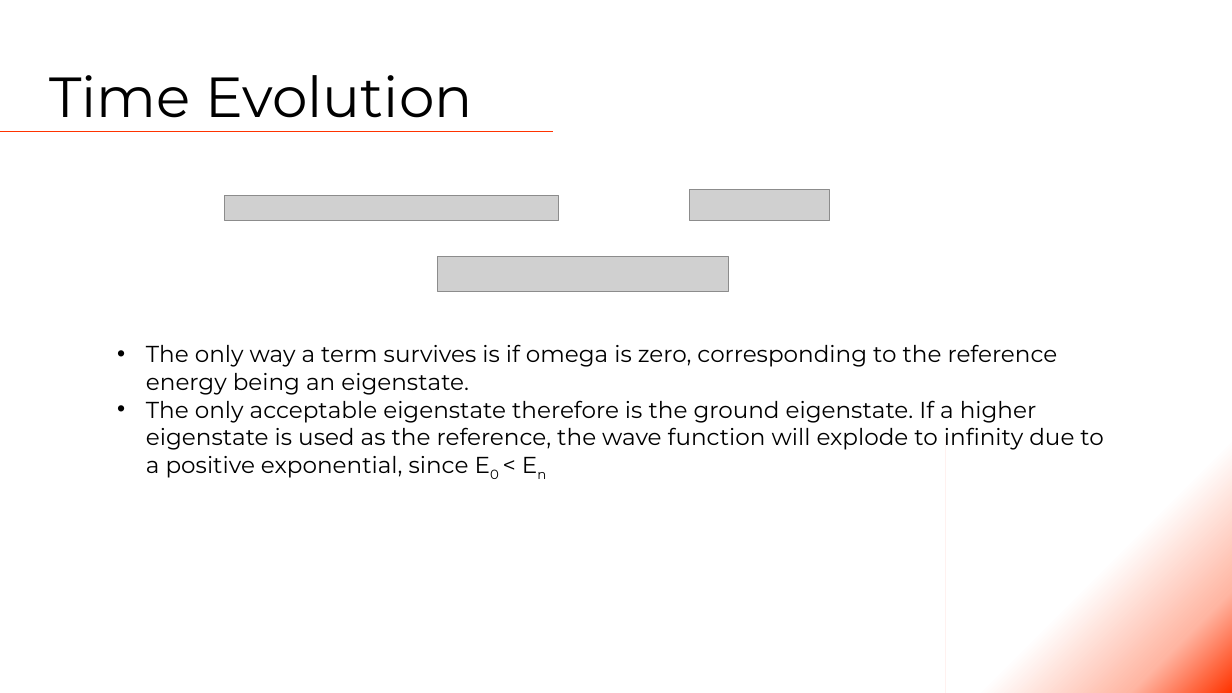
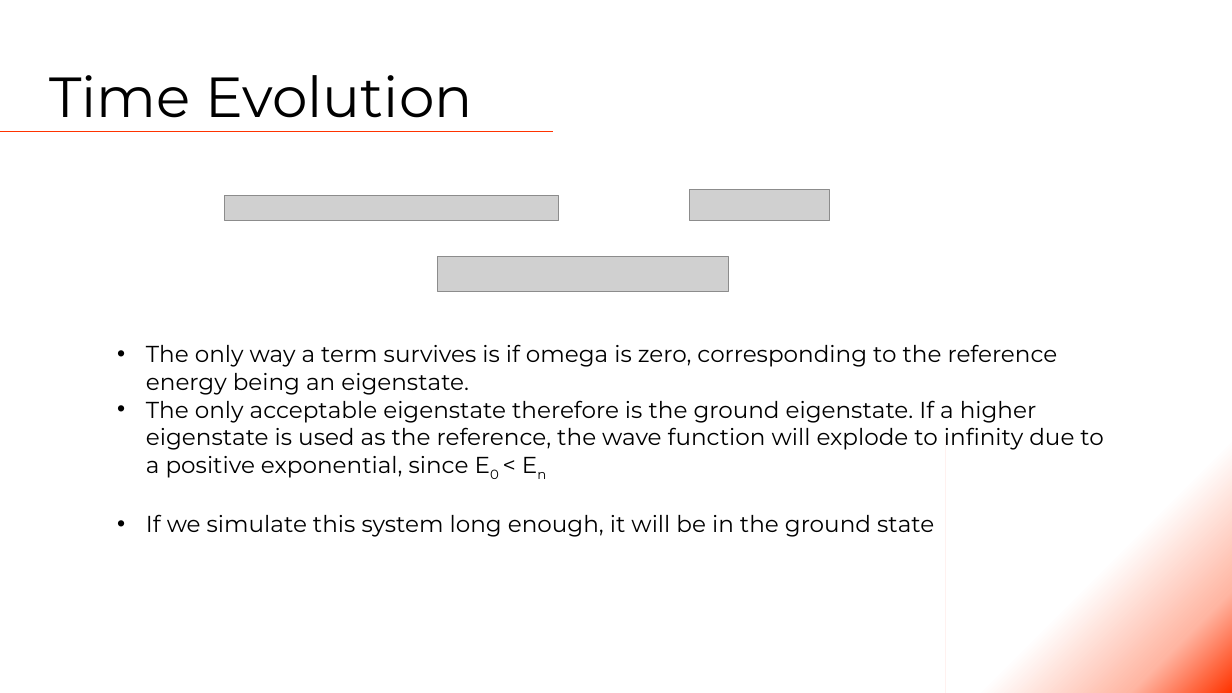
Before and after one commit to Tsintsuntsini/PHYS_581, a slide deck: slide 8 of Presentation1/Quantum Monte Carlo.pptm. Drawn at 1232x693 pixels with LibreOffice and Linux fonts; fonts in the diff are those of the drawing; grey boxes stand for pictures. Boxes give left, top, right and bottom in pixels: in the first picture for what was removed or moved away, otherwise in the second. Text is boxed around its words. In the diff, an @@ line names an element or a change of style, - is before the commit and + after.

```diff
--- a/Presentation1/Quantum Monte Carlo.pptm
+++ b/Presentation1/Quantum Monte Carlo.pptm
@@ text at <box>146,514,934,537</box>: paragraph added @@
+• If we simulate this system long enough, it will be in the ground state
```
Also in this commit, not shown: 3 other slides changed, 13 other files.
